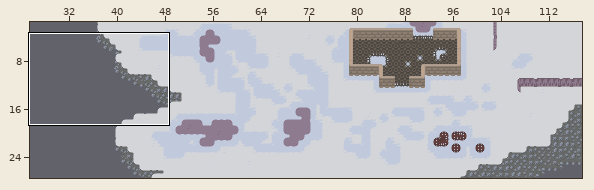
Tiled map -- cloud titan/tiles/tiled/r_0_3/r_0_3.tmx. Above, an overview of the earlier version with the close-up marked.
Close-up. First the earlier version:
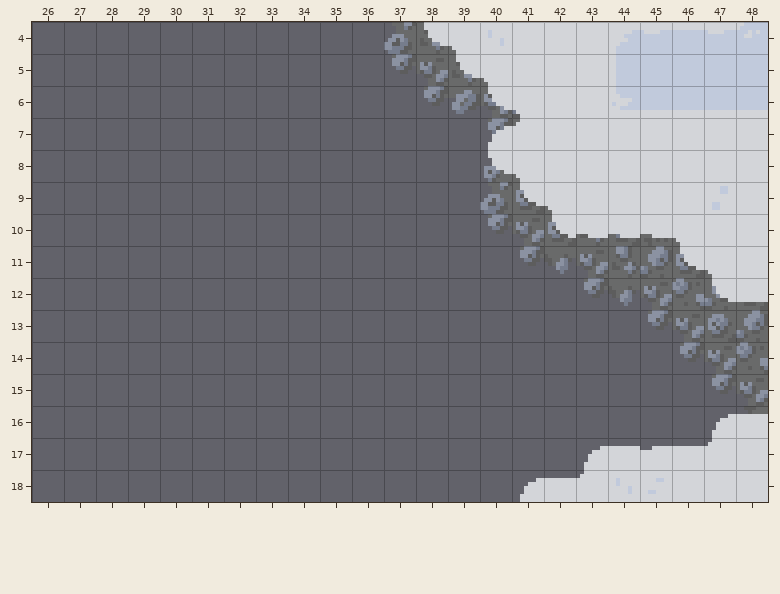
Cells are 8x8 px. Shown: x 26..48, y 4..18. The commit also changed other parts of the map, which this record leaves out. The old version is drawn lined up with the new one.
New version:
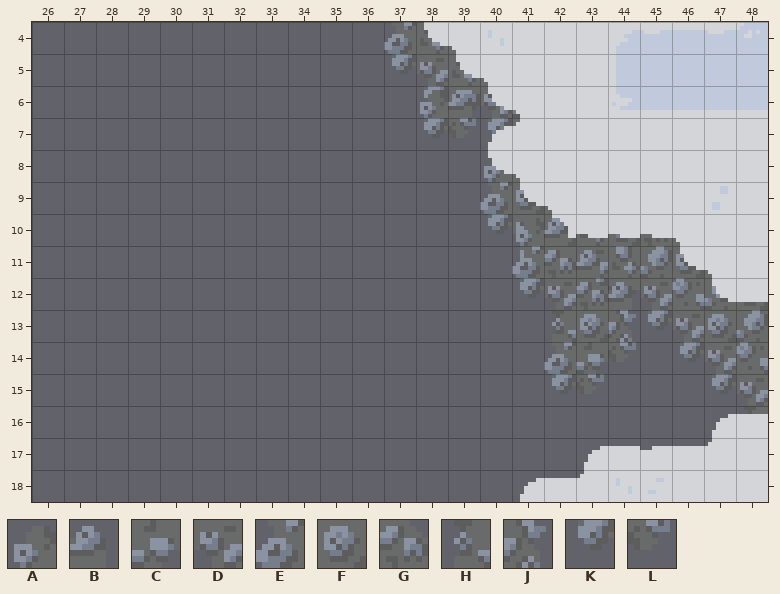
Key: from "main_tileset": A 6, B 9, C 10, D 11, E 20, F 21, G 24, H 34, J 37, K 48, L 51.
_ is an empty cell.
From old to new:
map size 100x26 -> 120x30 cells (old content now starts at 18,2; both pictures use the new coordinates)
Layer "rat_0":
y 6: x 38..39 __ -> AB
y 7: x 38..39 __ -> KL
y 10: x 41..42 __ -> AB
y 11: x 41..43 ___ -> EGB
y 12: x 41..44 ____ -> KDGB
y 13: x 42..44 ___ -> HFJ
y 14: x 42..44 ___ -> ECL
y 15: x 42..43 __ -> KL
